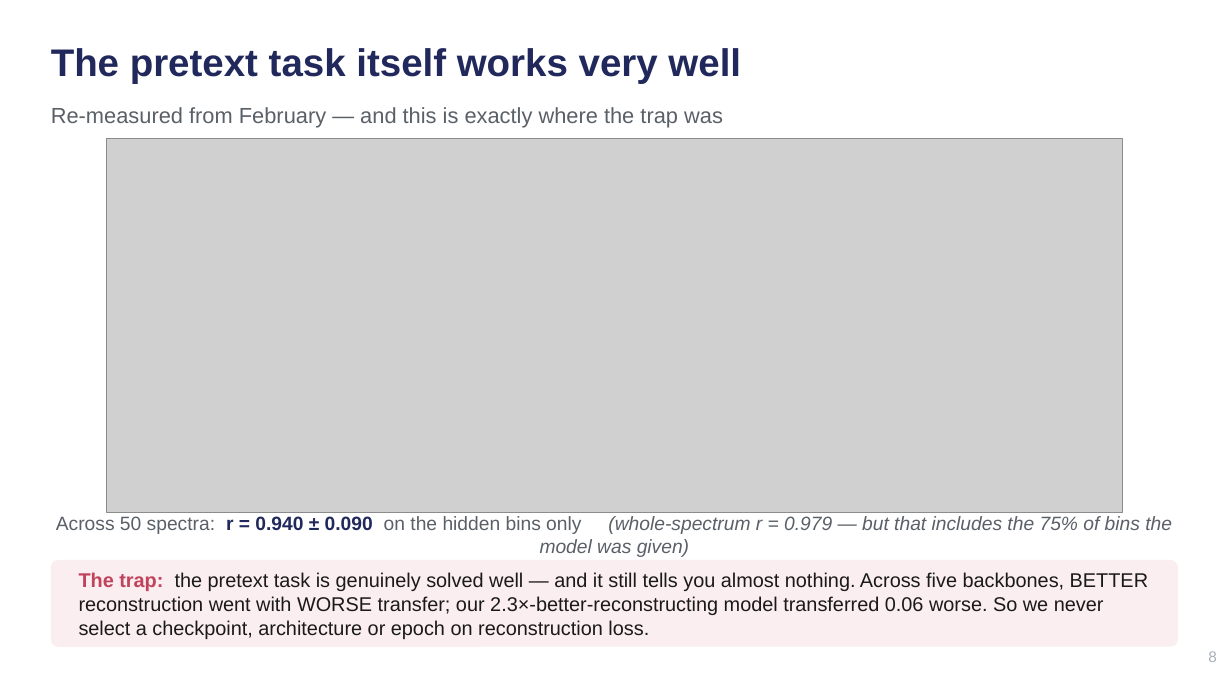
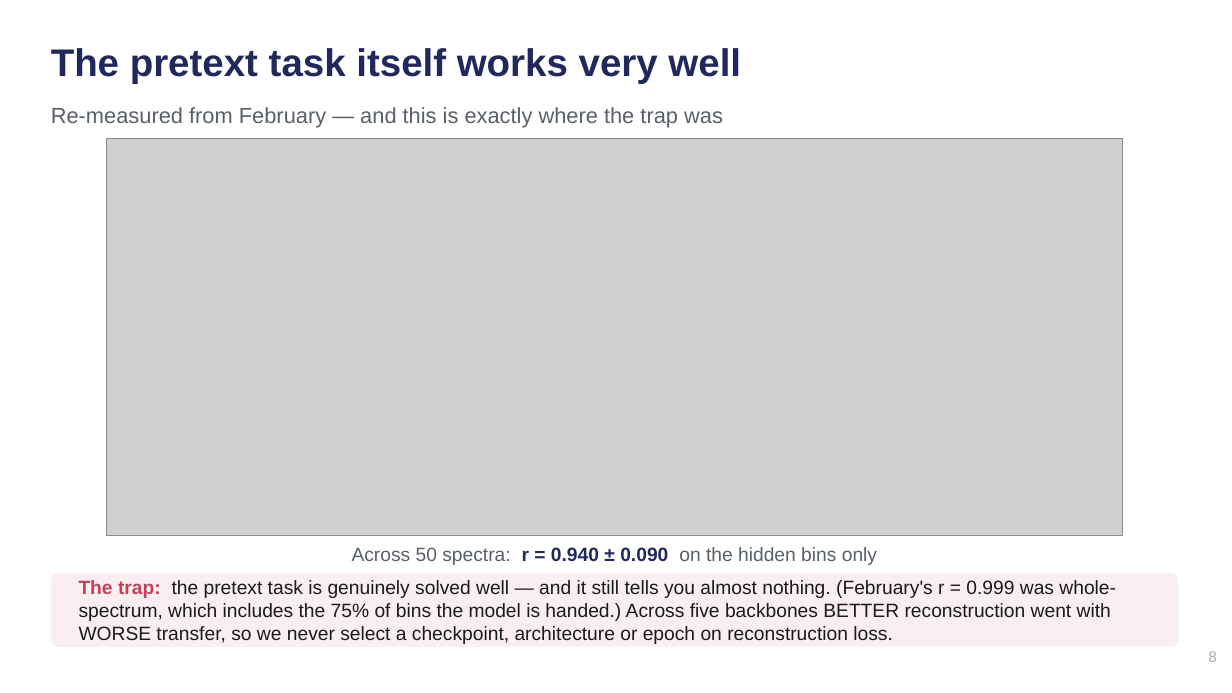
Before and after one commit to rama21094/NMR-Metabolomics-Foundational-Model, a slide deck: slide 8 of docs/Group_Meeting_2026-08-10.pptx. Drawn at 1232x693 pixels with LibreOffice and Linux fonts; fonts in the diff are those of the drawing; grey boxes stand for pictures. Boxes give left, top, right and bottom in pixels: in the first picture for what was removed or moved away, otherwise in the second. Text is boxed around its words. In the diff, an @@ line names an element or a change of style, - is before the commit and + after.

```diff
--- a/docs/Group_Meeting_2026-08-10.pptx
+++ b/docs/Group_Meeting_2026-08-10.pptx
@@ picture: place and size @@
-picture at <box>106,139,1123,513</box>
+picture at <box>106,139,1123,536</box>
@@ text at <box>352,547,877,565</box>: text changed; italic off @@
-Across 50 spectra: r = 0.940 ± 0.090 on the hidden bins only (whole-spectrum r = 0.979 — but that includes the 75% of bins the model was given)
+Across 50 spectra: r = 0.940 ± 0.090 on the hidden bins only
@@ rounded rectangle: place and size @@
-rounded rectangle at <box>51,560,1178,647</box>
+rounded rectangle at <box>51,573,1178,647</box>
@@ rounded rectangle at <box>51,573,1178,647</box>: proportions changed @@
@@ text at <box>79,580,1116,644</box>: text changed; size 15.5 to 15 pt @@
-The trap: the pretext task is genuinely solved well — and it still tells you almost nothing. Across five backbones, BETTER reconstruction went with WORSE transfer; our 2.3×-better-reconstructing model transferred 0.06 worse. So we never select a checkpoint, architecture or epoch on reconstruction loss.
+The trap: the pretext task is genuinely solved well — and it still tells you almost nothing. (February's r = 0.999 was whole-spectrum, which includes the 75% of bins the model is handed.) Across five backbones BETTER reconstruction went with WORSE transfer, so we never select a checkpoint, architecture or epoch on reconstruction loss.
```
Also in this commit, not shown: 6 other slides changed, 5 other files.
